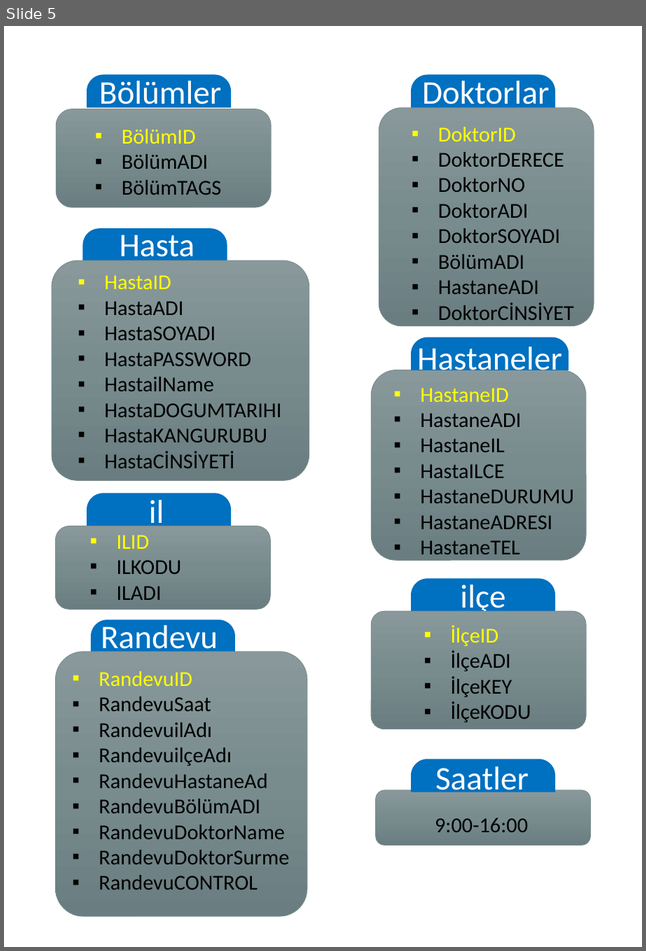
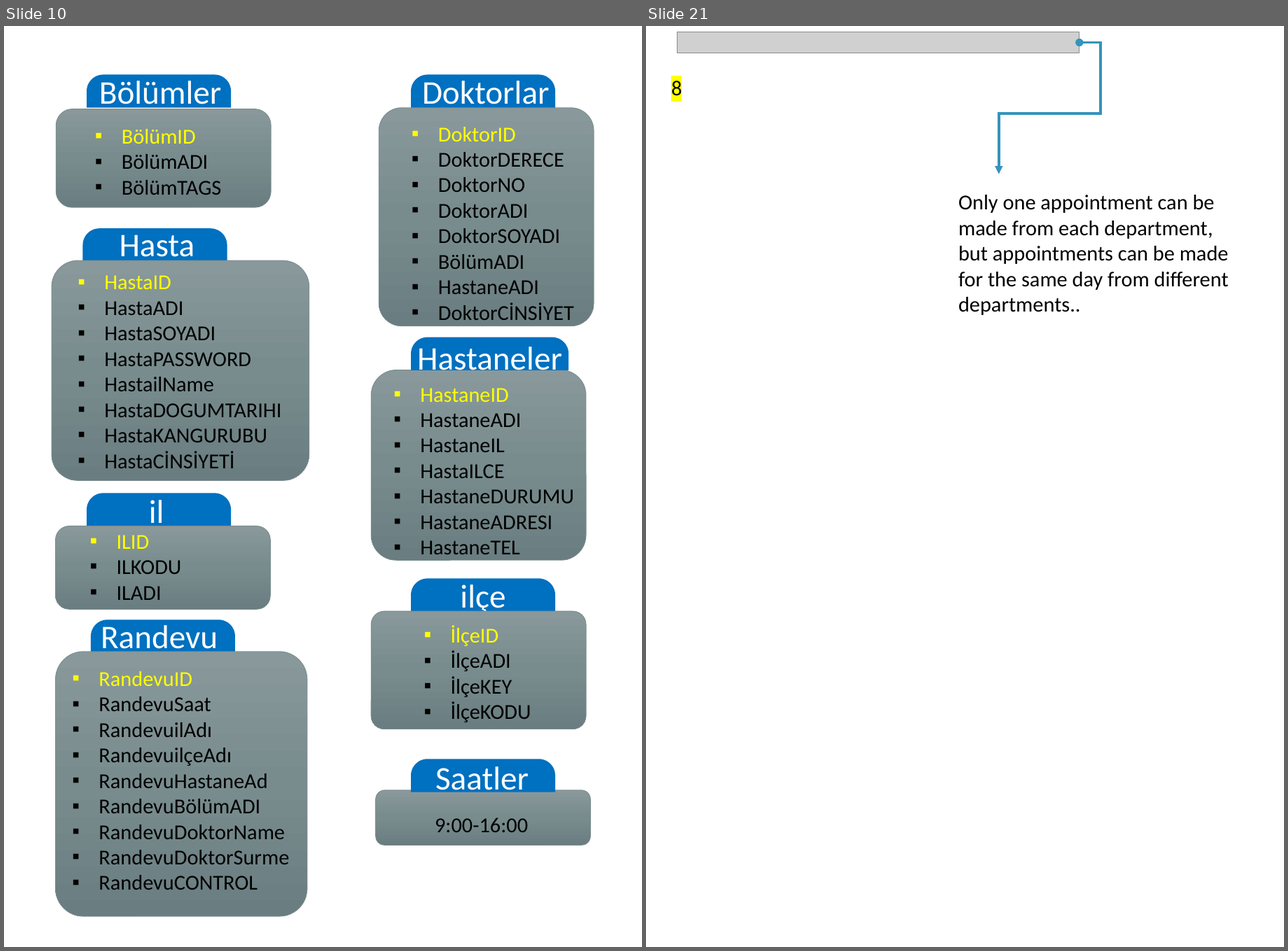
Before and after one commit to HAS-Project/Hospital-Appointment-System, a slide deck: Has-Project Report.pptx. Shown side by side, each under a label of ours: slide 5 before the commit, slides 10 and 21 after it; the slides between them are not shown. The pictures are 646x951 and 1288x951 pixels, drawn with LibreOffice and Linux fonts; fonts in the diff are those of the drawing; grey boxes stand for pictures; background and template pictures are left out. Boxes give left, top, right and bottom in pixels: in the first picture for what was removed or moved away, otherwise in the second. Text is boxed around its words. In the diff, an @@ line names an element or a change of style, - is before the commit and + after.

```diff
--- a/Has-Project Report.pptx
+++ b/Has-Project Report.pptx
@@ slide 21 added at [646, 26, 1284, 947], background picture (left out) @@
@@ picture added at [677, 32, 1079, 53] @@
@@ elbow double arrow added from (1079, 42) to (999, 174), #3494BA 2.25 pt @@
@@ text added at [671, 81, 682, 96], 18 pt, text #000000 @@
+8
@@ text added at [958, 195, 1228, 315], 18 pt, text #000000 @@
+Only one appointment can be made from each department, but appointments can be made for the same day from different departments..
@@ what was slide 5 is now slide 10 @@
```
Also in this commit, not shown: 4 slides changed, 18 other slides added, 3 slides removed.
